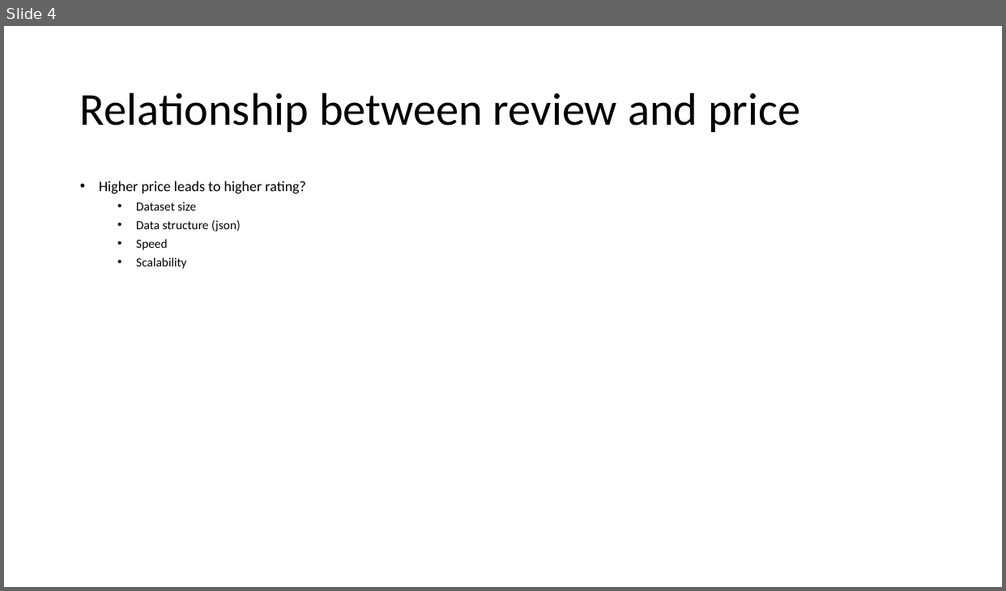
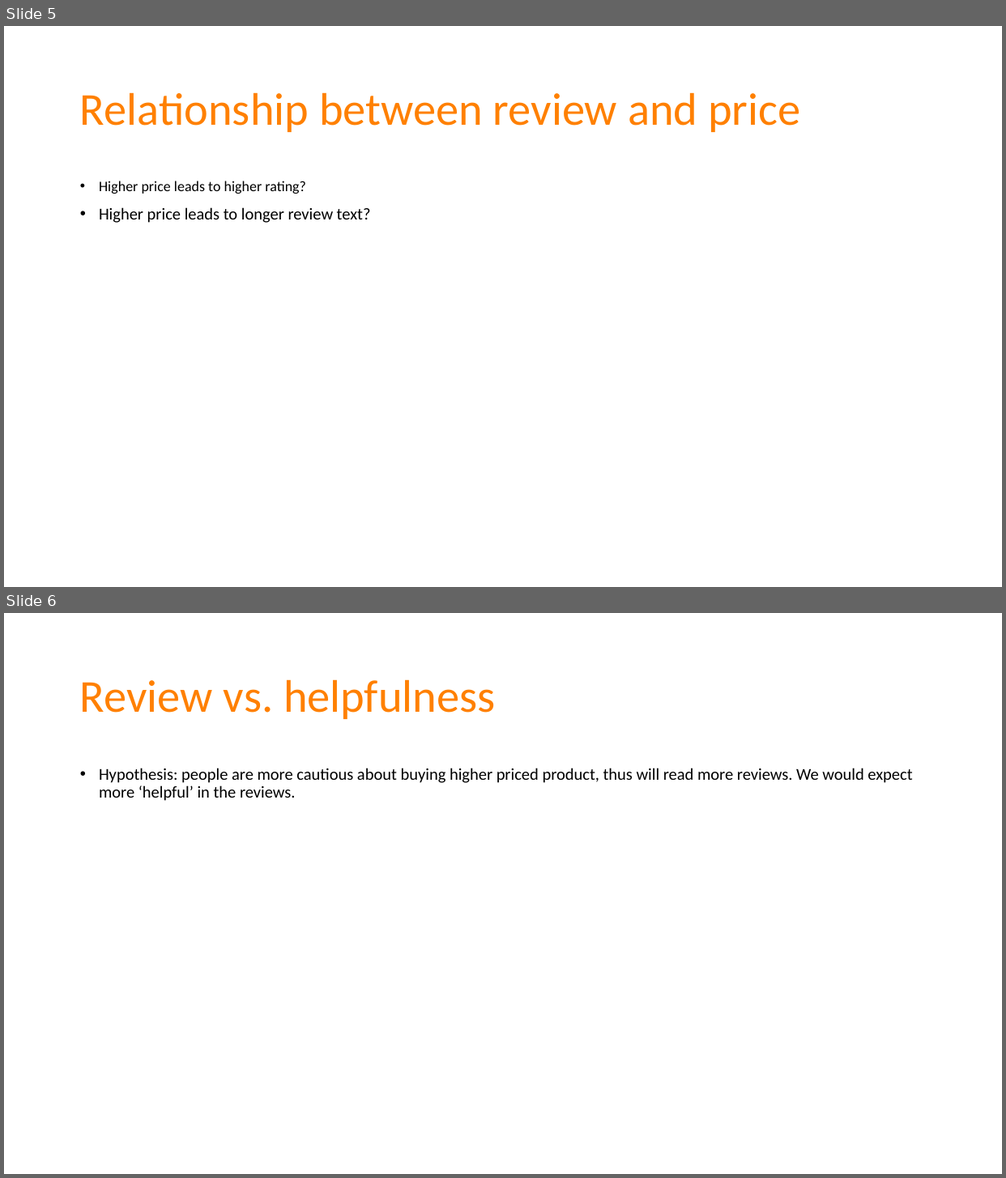
Before and after one commit to joyceXD/product-review, a slide deck: presentation/Product review analysis.pptx. Shown one above the other, each under a label of ours: slide 4 before the commit, slides 5 and 6 after it. The pictures are 1006x591 and 1006x1178 pixels, drawn with LibreOffice and Linux fonts; fonts in the diff are those of the drawing. Boxes give left, top, right and bottom in pixels: in the first picture for what was removed or moved away, otherwise in the second. Text is boxed around its words. In the diff, an @@ line names an element or a change of style, - is before the commit and + after.

Commit message:
Updated with helpfulness analysis.

```diff
--- a/presentation/Product review analysis.pptx
+++ b/presentation/Product review analysis.pptx
@@ slide 6 added at (x1=4, y1=613, x2=1002, y2=1174), background #FFFFFF @@
@@ title added at (x1=80, y1=679, x2=495, y2=719), 44 pt, text #FF8000 @@
+Review vs. helpfulness
@@ text added at (x1=99, y1=768, x2=912, y2=801), 16 pt, text #000000 @@
+• Hypothesis: people are more cautious about buying higher priced product, thus will read more reviews. We would expect more ‘helpful’ in the reviews.
@@ what was slide 4 is now slide 5 @@
@@ slide 5 changed as well @@
@@ title "Relationship between review and price" at (x1=80, y1=92, x2=800, y2=132): text colour #000000 to #FF8000 @@
@@ text at (x1=99, y1=207, x2=371, y2=223): text changed; size 12 to 16 pt @@
-  • Dataset size
-  • Data structure (json)
-  • Speed
-  • Scalability
+• Higher price leads to longer review text?
```
Also in this commit, not shown: 4 other slides changed, 1 other slide added, 1 slide removed, 7 other files.
